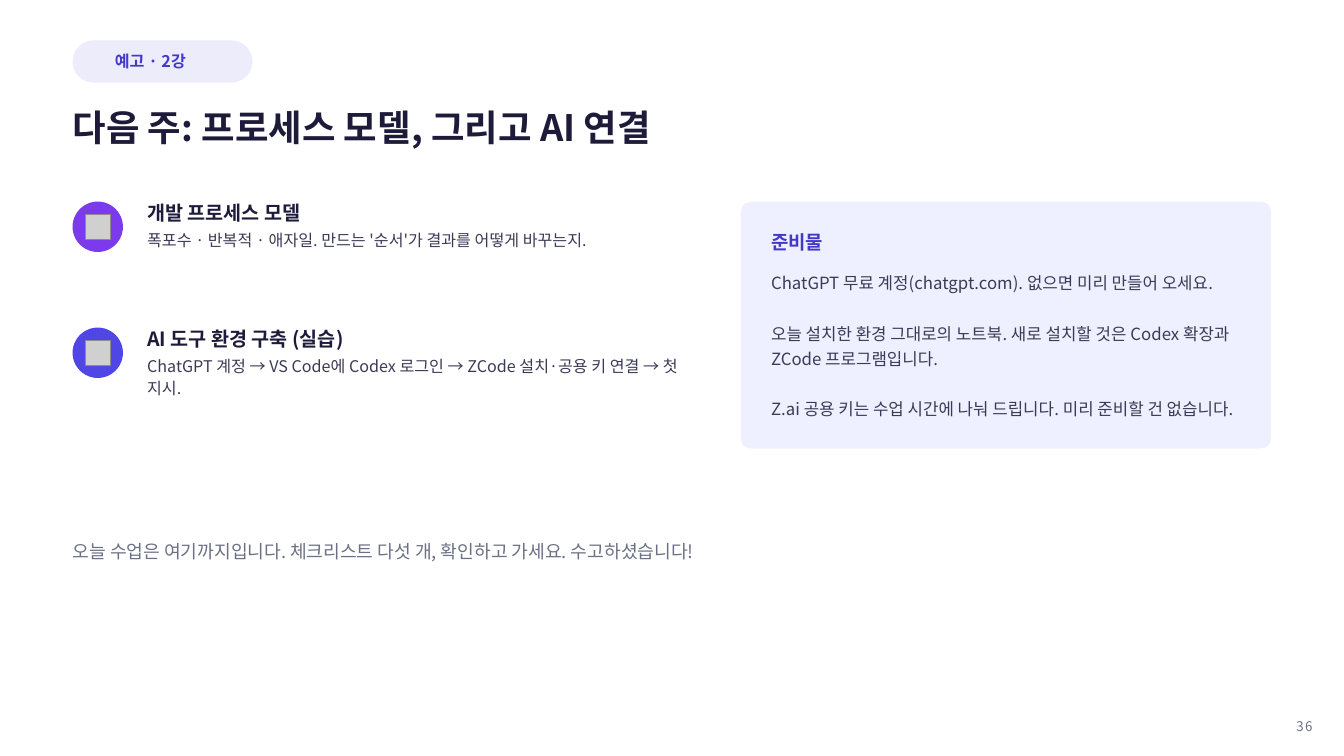
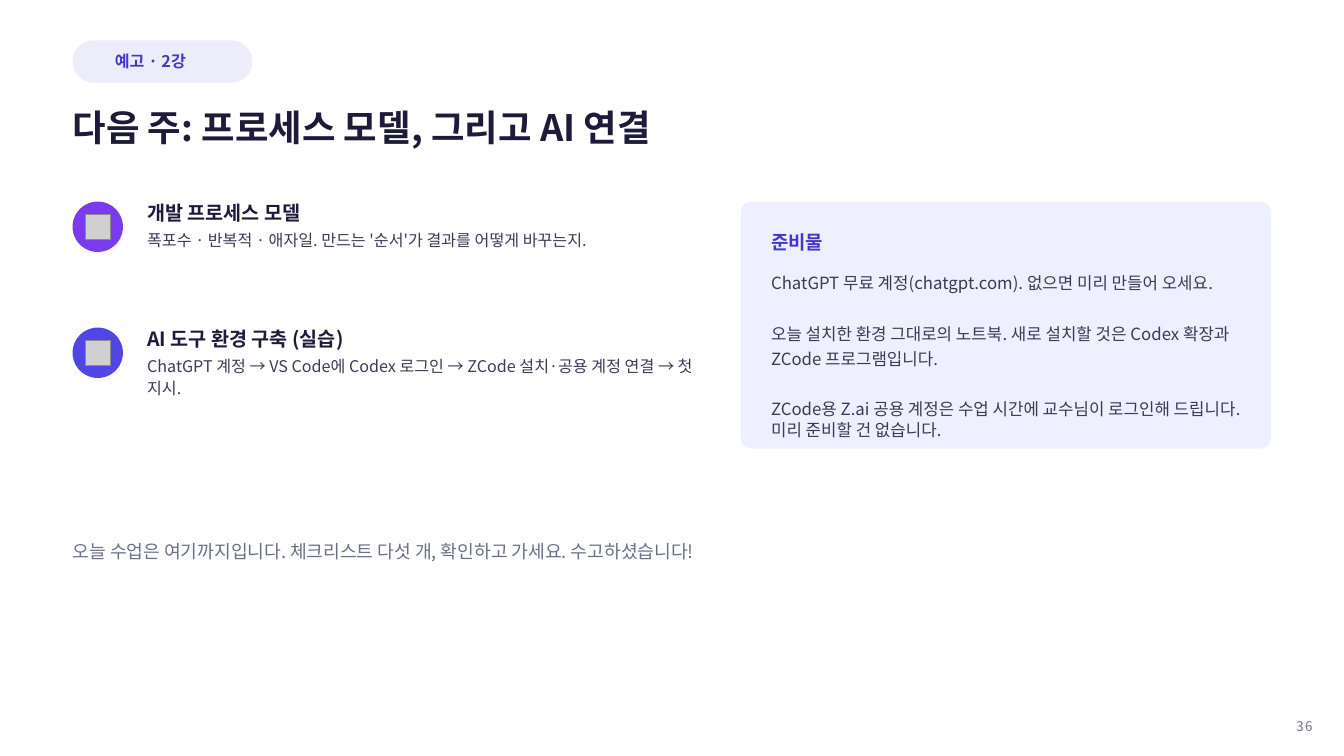
Before and after one commit to Sangdon-Park/Sangdon-Park.github.io, a slide deck: slide 36 of data/생성형 AI 소프트웨어공학/생성형AI소프트웨어공학_1강.pptx. Drawn at 1344x756 pixels with LibreOffice and Linux fonts; fonts in the diff are those of the drawing; grey boxes stand for pictures; background and template pictures are left out. Boxes give left, top, right and bottom in pixels: in the first picture for what was removed or moved away, otherwise in the second. Text is boxed around its words. In the diff, an @@ line names an element or a change of style, - is before the commit and + after.

```diff
--- a/data/생성형 AI 소프트웨어공학/생성형AI소프트웨어공학_1강.pptx
+++ b/data/생성형 AI 소프트웨어공학/생성형AI소프트웨어공학_1강.pptx
@@ text at [147, 358, 693, 396]: text changed @@
-ChatGPT 계정 → VS Code에 Codex 로그인 → ZCode 설치·공용 키 연결 → 첫 지시.
+ChatGPT 계정 → VS Code에 Codex 로그인 → ZCode 설치·공용 계정 연결 → 첫 지시.
@@ text at [771, 401, 1241, 438]: text changed @@
-Z.ai 공용 키는 수업 시간에 나눠 드립니다. 미리 준비할 건 없습니다.
+ZCode용 Z.ai 공용 계정은 수업 시간에 교수님이 로그인해 드립니다. 미리 준비할 건 없습니다.
```
Also in this commit, not shown: 1 other slide changed, 9 other files.
